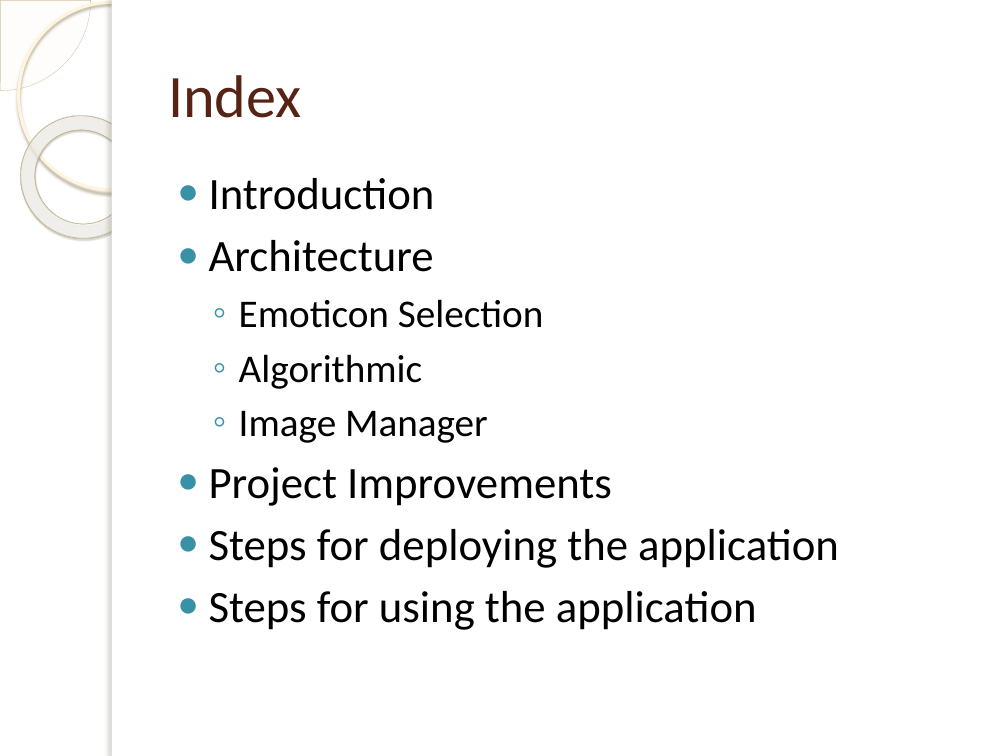
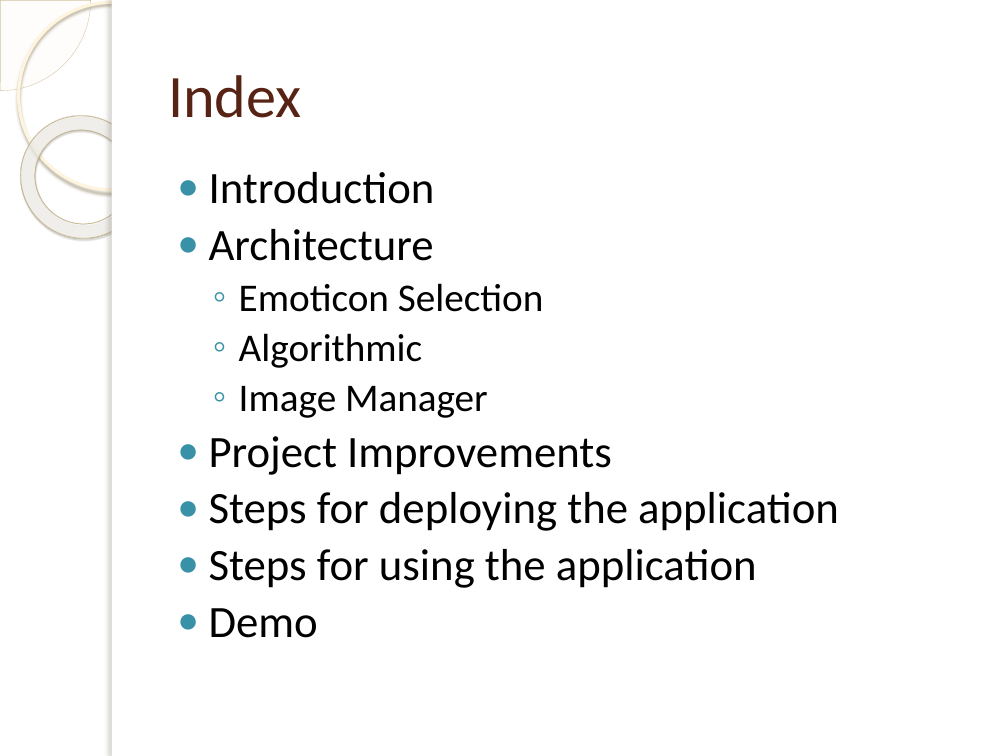
Before and after one commit to OrionGG/ivandroid, a slide deck: slide 2 of Presentacion/doc/EMOTICONIZER.pptx. Drawn at 1008x756 pixels with LibreOffice and Linux fonts; fonts in the diff are those of the drawing; background and template pictures are left out. Boxes give left, top, right and bottom in pixels: in the first picture for what was removed or moved away, otherwise in the second. Text is boxed around its words. In the diff, an @@ line names an element or a change of style, - is before the commit and + after.

```diff
--- a/Presentacion/doc/EMOTICONIZER.pptx
+++ b/Presentacion/doc/EMOTICONIZER.pptx
@@ text at [209, 172, 839, 588]: line spacing 1 to 0.9 @@
@@ text at [209, 608, 318, 638]: paragraph added @@
+● Demo
```
Also in this commit, not shown: 5 other slides changed, 4 slides added, 1 slide removed.
